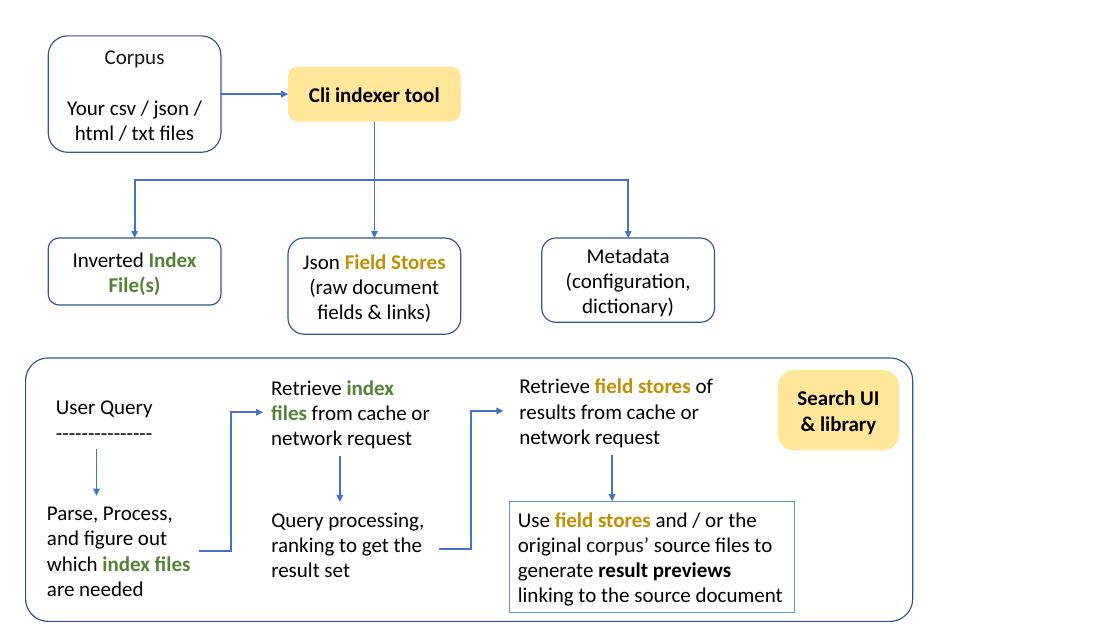
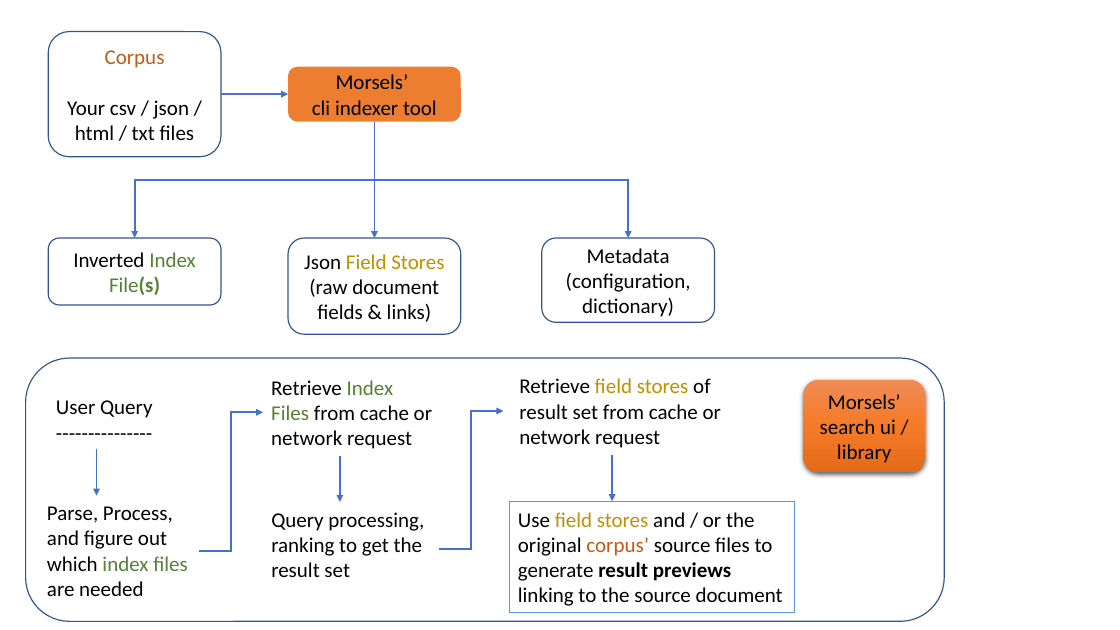
Before and after one commit to ang-zeyu/infisearch, a slide deck: slide 1 of images/architecture.pptx. Drawn at 1120x630 pixels with LibreOffice and Linux fonts; fonts in the diff are those of the drawing. Boxes give left, top, right and bottom in pixels: in the first picture for what was removed or moved away, otherwise in the second. Text is boxed around its words. In the diff, an @@ line names an element or a change of style, - is before the commit and + after.

```diff
--- a/images/architecture.pptx
+++ b/images/architecture.pptx
@@ rounded rectangle "Corpus": place and size @@
-rounded rectangle "Corpus" at bbox=[48, 36, 221, 153]
+rounded rectangle "Corpus" at bbox=[48, 32, 221, 157]
@@ text in rounded rectangle at bbox=[105, 50, 165, 68]: text colour #181717 to #C55A11 in "Corpus" @@
@@ rounded rectangle "Morsels’" at bbox=[288, 66, 461, 121]: fill #FFE699 to #ED7D31 @@
@@ text in rounded rectangle at bbox=[312, 74, 437, 115]: text changed; bold off @@
-Cli indexer tool
+Morsels’
+cli indexer tool
@@ rounded rectangle "Inverted Index" at bbox=[48, 238, 221, 305]: bold off in "Index", "File(s)" @@
@@ text in rounded rectangle at bbox=[304, 254, 444, 269]: bold off in "Field Stores" @@
@@ rounded rectangle: place and size @@
-rounded rectangle at bbox=[25, 358, 912, 621]
+rounded rectangle at bbox=[25, 358, 944, 621]
@@ rounded rectangle at bbox=[25, 358, 944, 621]: proportions changed @@
@@ text at bbox=[271, 380, 432, 449]: text changed @@
-Retrieve index
-files from cache or network request
+Retrieve Index
+Files from cache or network request
@@ text at bbox=[519, 378, 721, 448]: text changed @@
-Retrieve field stores of results from cache or network request
+Retrieve field stores of result set from cache or network request
@@ rounded rectangle "Morsels’ search ui / library": place and size @@
-rounded rectangle "Morsels’ search ui / library" at bbox=[778, 370, 900, 450]
+rounded rectangle "Morsels’ search ui / library" at bbox=[804, 380, 926, 472]
@@ rounded rectangle "Morsels’ search ui / library" at bbox=[804, 380, 926, 472]: fill #FFE699 to gradient #F18C57 to #F67B28 to #E56C19; shadow on; proportions changed @@
@@ text in rounded rectangle at bbox=[820, 394, 901, 463]: text changed; bold off @@
-Search UI & library
+Morsels’ search ui / library
@@ text "Parse, Process, and figure out ..." at bbox=[47, 506, 188, 596]: bold off in "index files" @@
@@ rectangle "Use field stores and / ..." at bbox=[510, 502, 795, 613]: text colour #181717 to #C55A11 in "corpus’"; bold off in "field stores" @@
```
Also in this commit, not shown: 1 other file.
